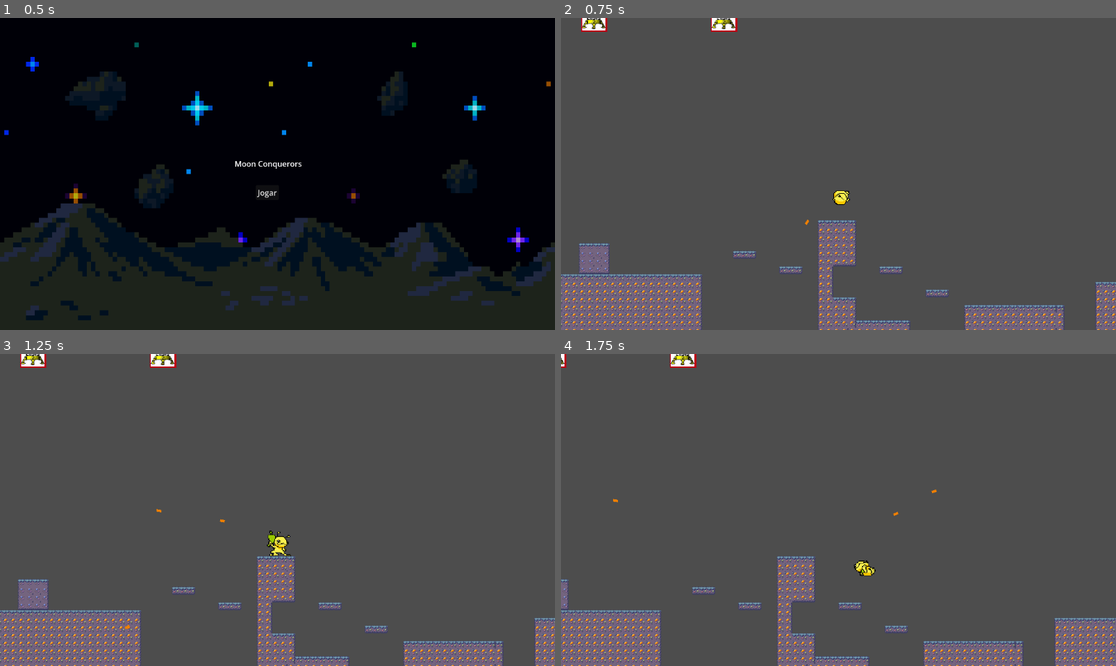
Above: before the commit, frames 1-4 (two rows, left to right).
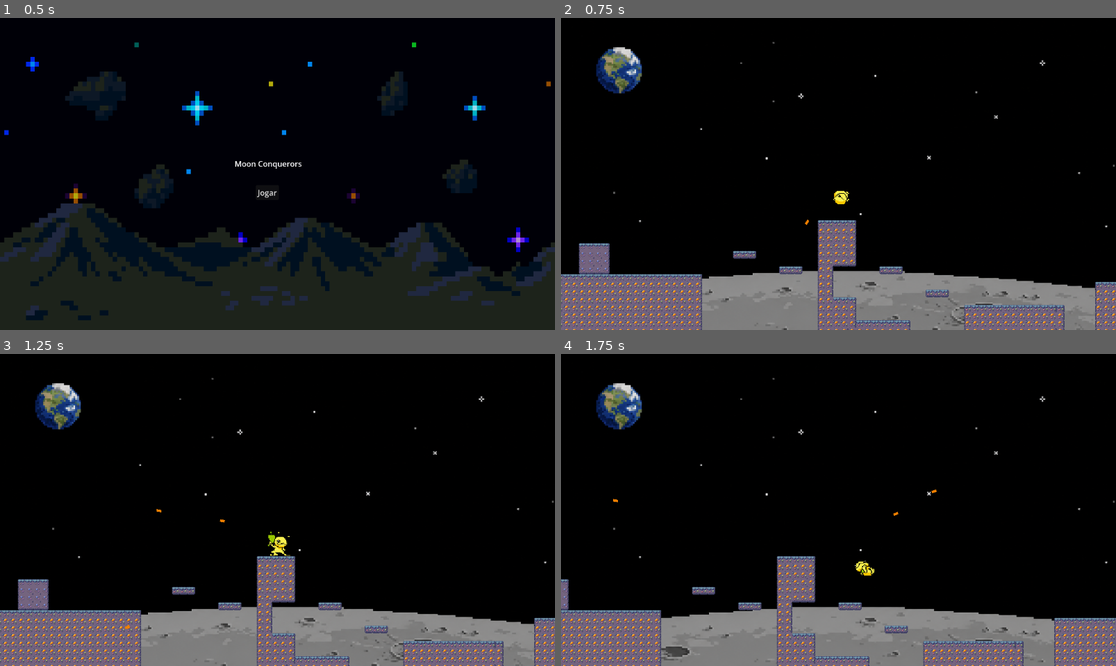
Above: after the commit, the same moments.

Repository: engfelipelacerda/moon-conquerors
Game: Godot game, scene res://scenes/Menu.tscn
Same seed, same stepped clock (60 frames per second), same inputs: the game is played once before the commit and once after it.
Inputs (mouse positions are in pixels of both pictures, inside the frame that each line leads up to):
- Up to frame 1 (0.5 s): no input
- Up to frame 2 (0.75 s): click "Jogar" at 0.5 s
- Up to frame 3 (1.25 s): no input
- Up to frame 4 (1.75 s): move the mouse to (960, 494) at 1.27 s; hold Right (ui_right) from 1.28 s (still down); tap Space (ui_accept) at 1.52 s

Frame 1 is identical in both runs. In frame 2, 90% of the frame differs, in the area x 0-100%, y 0-100%; in frame 3, 90%; in frame 4, 90%.
Error in both runs: Invalid assignment of property or key 'player' with value of type 'CharacterBody2D (Player.gd)' on a base object of type 'Nil'. (res://scripts/Player.gd:19)

Commit message:
Adding background

Diff:
--- a/entities/Player.tscn
+++ b/entities/Player.tscn
@@ -1,10 +1,9 @@
 [gd_scene format=3 uid="uid://b54ut8v36ehl0"]
 
 [ext_resource type="Script" uid="uid://b8rly7woa1w0m" path="res://scripts/Player.gd" id="1_p0vlq"]
-[ext_resource type="Script" uid="uid://dcwbr6fi5equ" path="res://scripts/hurtbox.gd" id="2_v6fml"]
-[ext_resource type="Script" uid="uid://4odarfx8csk4" path="res://scripts/character_health.gd" id="3_3li8b"]
-
 [ext_resource type="Texture2D" uid="uid://cj0j63rc1svol" path="res://sprites/alien_idle/1.png" id="2_7qicf"]
+[ext_resource type="Script" uid="uid://capn7msiwtgqy" path="res://scripts/hurtbox.gd" id="2_v6fml"]
+[ext_resource type="Script" uid="uid://esl3ufoydujw" path="res://scripts/character_health.gd" id="3_3li8b"]
 [ext_resource type="Texture2D" uid="uid://bis5pjv236pit" path="res://sprites/alien_idle/2.png" id="3_kqo1p"]
 [ext_resource type="Texture2D" uid="uid://dxh4m34vx7771" path="res://sprites/alien_idle/3.png" id="4_5q58l"]
 [ext_resource type="Texture2D" uid="uid://bgksounfpoxxu" path="res://sprites/alien_idle/4.png" id="5_n5o1f"]
@@ -20,9 +19,6 @@
 [ext_resource type="Texture2D" uid="uid://drqi6hfgfxk4m" path="res://sprites/alien_walk/4.png" id="11_n5o1f"]
 [ext_resource type="Texture2D" uid="uid://b1ymbstu07yxx" path="res://sprites/alien_walk/5.png" id="12_i1xi8"]
 [ext_resource type="Texture2D" uid="uid://h52013grp4gt" path="res://sprites/alien_walk/6.png" id="13_5dkxs"]
-
-[sub_resource type="RectangleShape2D" id="RectangleShape2D_v6fml"]
-size = Vector2(43, 62)
 
 [sub_resource type="CapsuleShape2D" id="CapsuleShape2D_eh0f6"]
 radius = 22.0
@@ -94,6 +90,9 @@
 "speed": 10.0
 }]
 
+[sub_resource type="RectangleShape2D" id="RectangleShape2D_v6fml"]
+size = Vector2(43, 62)
+
 [node name="Player" type="CharacterBody2D" unique_id=134217823]
 position = Vector2(1494, 415)
 collision_mask = 24
--- a/scenes/Main.tscn
+++ b/scenes/Main.tscn
@@ -2,16 +2,14 @@
 
 [ext_resource type="PackedScene" uid="uid://b54ut8v36ehl0" path="res://entities/Player.tscn" id="1_elqb8"]
 [ext_resource type="Script" uid="uid://wktywiooeyt0" path="res://scripts/Game.gd" id="1_vcsgt"]
-[ext_resource type="Script" uid="uid://dfcre0hxg1c2v" path="res://scripts/lm_enemy_spawn.gd" id="9_q8u5g"]
 [ext_resource type="Texture2D" uid="uid://dow8keu7x0ddu" path="res://tiles/Cave Tileset/Cave Tileset/Gray_Tile_Terrain (16 x 16).png" id="4_rarhs"]
 [ext_resource type="Texture2D" uid="uid://d32ro1wax7gte" path="res://tiles/Cave Tileset/Cave Tileset/Scaffolding_and_BG_Parts (16 x 16).png" id="5_jlsqs"]
 [ext_resource type="Texture2D" uid="uid://dwyj1x8sn38ou" path="res://tiles/Seasonal Tilesets/3 - Tropics/Tropics_entities (16 x 16).png" id="6_q8u5g"]
 [ext_resource type="Texture2D" uid="uid://vfcvnjrl7bsx" path="res://tiles/Seasonal Tilesets/5 - Misc. universal tiles/Blocks (16 x 16).png" id="7_lhr70"]
 [ext_resource type="Texture2D" uid="uid://cwieqy87ok3fg" path="res://tiles/Seasonal Tilesets/5 - Misc. universal tiles/Rock_shape (16 x 16).png" id="8_wp0k4"]
+[ext_resource type="Script" uid="uid://dfcre0hxg1c2v" path="res://scripts/lm_enemy_spawn.gd" id="9_q8u5g"]
 [ext_resource type="Texture2D" uid="uid://cbpeb4boxrd56" path="res://tiles/Seasonal Tilesets/1 - Grassland/Grassland_entities (16 x 16).png" id="9_qmy6f"]
-
-[sub_resource type="RectangleShape2D" id="RectangleShape2D_elqb8"]
-size = Vector2(2, 432.16248)
+[ext_resource type="Texture2D" uid="uid://cctay4lk8poll" path="res://tiles/background/Background.png" id="10_lhr70"]
 
 [sub_resource type="TileMapPattern" id="TileMapPattern_rarhs"]
 tile_data = PackedInt32Array(0, 1703936, 11, 1, 1769472, 11, 2, 1835008, 11)
@@ -545,6 +543,18 @@
 [node name="Main" type="Node2D" unique_id=817526930]
 script = ExtResource("1_vcsgt")
 
+[node name="ParallaxBackground" type="ParallaxBackground" parent="." unique_id=816941731]
+
+[node name="ParallaxLayer" type="ParallaxLayer" parent="ParallaxBackground" unique_id=1114759081]
+position = Vector2(600, 0)
+motion_scale = Vector2(0, 0)
+motion_offset = Vector2(-619, 0)
+
+[node name="Sprite2D" type="Sprite2D" parent="ParallaxBackground/ParallaxLayer" unique_id=650004141]
+scale = Vector2(0.74, 0.74)
+texture = ExtResource("10_lhr70")
+centered = false
+
 [node name="Player" parent="." unique_id=1162943036 instance=ExtResource("1_elqb8")]
 position = Vector2(1197, 382)
 collision_mask = 56
@@ -559,7 +569,7 @@
 tile_set = SubResource("TileSet_s7rlf")
 
 [node name="lm_enemy_spawn" type="Node2D" parent="." unique_id=714785751]
-position = Vector2(1505, 0)
+position = Vector2(1133, -148)
 script = ExtResource("9_q8u5g")
 
 [node name="Target" type="StaticBody2D" parent="." unique_id=917376948]
Not shown: 1 places in entities/Enemy.tscn that only renumber resources
